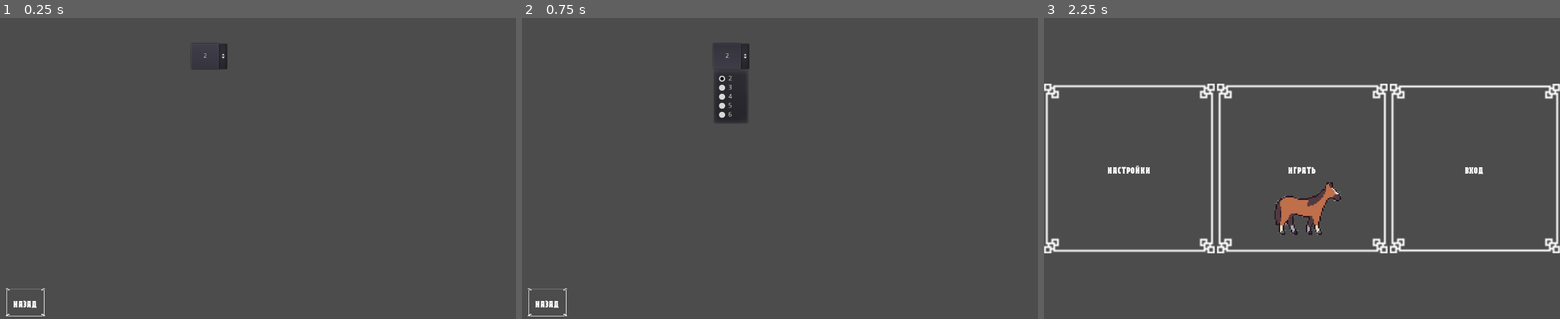
Above: before the commit, frames 1-3 (left to right).
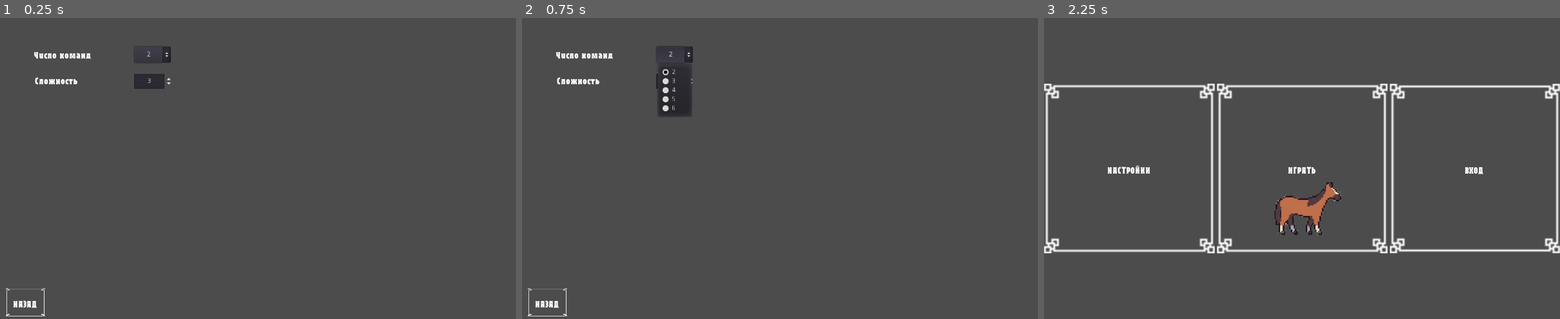
Above: after the commit, the same moments.

Repository: jandarm/Animal_race
Game: Godot game, scene res://Scenes/Settings_scene.tscn
Two runs of this game, one before a commit and one after it. Both use one fixed random seed, a clock stepped at 60 frames per second and the inputs below. This scene is started directly instead of the project's main scene.
Inputs:
- Up to frame 1 (0.25 s): no input
- Up to frame 2 (0.75 s): click "2" at 0.5 s
- Up to frame 3 (2.25 s): click "назад" at 1.25 s; click "назад" at 2 s

The runs differ from the first frame. In frame 1, 0.8% of the frame differs, in the area x 6-44%, y 8-24%; in frame 2, 2.7%, in the area x 6-44%, y 8-35%; in frame 3, nothing differs.

Commit message:
Пункты настроек, карточка животного

Diff:
--- /dev/null
+++ b/Assets/Font.tres
@@ -0,0 +1,7 @@
+[gd_resource type="DynamicFont" load_steps=2 format=2]
+
+[ext_resource path="res://Assets/Capitalist.ttf" type="DynamicFontData" id=1]
+
+[resource]
+resource_local_to_scene = true
+font_data = ExtResource( 1 )
--- /dev/null
+++ b/Scenes/Animal_card_scene.tscn
@@ -0,0 +1,43 @@
+[gd_scene load_steps=5 format=2]
+
+[ext_resource path="res://Scenes/Animal_scene.tscn" type="PackedScene" id=1]
+[ext_resource path="res://Assets/Font.tres" type="DynamicFont" id=2]
+
+[sub_resource type="StyleBoxFlat" id=1]
+bg_color = Color( 0.937255, 0.854902, 0.537255, 1 )
+
+[sub_resource type="Theme" id=2]
+default_font = ExtResource( 2 )
+Fonts/fonts/large = ExtResource( 2 )
+Fonts/fonts/normal = ExtResource( 2 )
+
+[node name="Node2D" type="Node2D"]
+
+[node name="Panel" type="Panel" parent="."]
+anchor_left = 0.5
+anchor_top = 0.5
+anchor_right = 0.5
+anchor_bottom = 0.5
+margin_left = 6.0
+margin_top = 6.0
+margin_right = 154.0
+margin_bottom = 228.0
+mouse_filter = 2
+custom_styles/panel = SubResource( 1 )
+
+[node name="Animal_sprite" parent="." instance=ExtResource( 1 )]
+position = Vector2( 80, 82 )
+scale = Vector2( 0.695266, 0.695266 )
+
+[node name="OptionButton" type="OptionButton" parent="."]
+margin_left = 22.0
+margin_top = 169.0
+margin_right = 140.0
+margin_bottom = 205.0
+theme = SubResource( 2 )
+custom_fonts/font = ExtResource( 2 )
+text = "Верблюд"
+clip_text = true
+align = 1
+items = [ "Верблюд", null, false, 0, null, "Лошадь", null, false, 1, null, "Лягушка", null, false, 2, null, "Медведь", null, false, 3, null, "Олень", null, false, 4, null, "Черепаха", null, false, 5, null ]
+selected = 0
--- /dev/null
+++ b/Scenes/Character_card.tscn
@@ -0,0 +1,5 @@
+[gd_scene load_steps=2 format=2]
+
+[ext_resource path="res://Scenes/Animal_scene.tscn" type="PackedScene" id=1]
+
+[node name="Animal_sprite" instance=ExtResource( 1 )]
--- a/Scenes/Settings_scene.tscn
+++ b/Scenes/Settings_scene.tscn
@@ -1,7 +1,9 @@
-[gd_scene load_steps=4 format=2]
+[gd_scene load_steps=6 format=2]
 
 [ext_resource path="res://Scenes/Change_scene_button.tscn" type="PackedScene" id=1]
 [ext_resource path="res://Assets/Capitalist.ttf" type="DynamicFontData" id=2]
+[ext_resource path="res://Assets/Font.tres" type="DynamicFont" id=3]
+[ext_resource path="res://Scripts/game_settings.gd" type="Script" id=4]
 
 [sub_resource type="DynamicFont" id=1]
 resource_local_to_scene = true
@@ -10,6 +12,7 @@
 [node name="Control" type="Control"]
 anchor_right = 1.0
 anchor_bottom = 1.0
+script = ExtResource( 4 )
 __meta__ = {
 "_edit_lock_": true
 }
@@ -27,13 +30,57 @@
 text = "назад"
 
 [node name="TeamNumberBtn" type="OptionButton" parent="."]
-margin_left = 379.0
-margin_top = 51.0
-margin_right = 451.0
-margin_bottom = 102.0
+margin_left = 267.0
+margin_top = 57.0
+margin_right = 339.0
+margin_bottom = 89.0
 text = "2"
 align = 1
 items = [ "2", null, false, 2, null, "3", null, false, 3, null, "4", null, false, 4, null, "5", null, false, 5, null, "6", null, false, 6, null ]
 selected = 0
+__meta__ = {
+"_edit_group_": true
+}
+
+[node name="Label" type="Label" parent="TeamNumberBtn"]
+margin_left = -200.0
+margin_top = -4.0
+margin_right = -20.0
+margin_bottom = 35.0
+custom_fonts/font = ExtResource( 3 )
+text = "Число команд"
+valign = 1
+
+[node name="SpinBox" type="SpinBox" parent="."]
+margin_left = 266.0
+margin_top = 111.0
+margin_right = 343.0
+margin_bottom = 141.0
+min_value = 3.0
+value = 3.0
+rounded = true
+align = 1
+__meta__ = {
+"_edit_group_": true
+}
+
+[node name="Label2" type="Label" parent="SpinBox"]
+margin_left = -197.0
+margin_top = -6.0
+margin_right = -17.0
+margin_bottom = 33.0
+custom_fonts/font = ExtResource( 3 )
+text = "Сложность"
+valign = 1
+
+[node name="GridContainer" type="GridContainer" parent="."]
+margin_left = 12.0
+margin_top = 210.0
+margin_right = 1014.0
+margin_bottom = 522.0
+columns = 6
+
+[connection signal="item_selected" from="TeamNumberBtn" to="." method="_on_TeamNumberBtn_item_selected"]
+[connection signal="value_changed" from="SpinBox" to="." method="_on_SpinBox_value_changed"]
 
 [editable path="Button"]
--- /dev/null
+++ b/Scripts/game_settings.gd
@@ -0,0 +1,14 @@
+extends Node
+
+
+func _ready():
+#	$OptionButton.theme = Theme.new()
+#	$OptionButton.theme.default_font = DynamicFont.new()
+#	$OptionButton.theme.default_font.font_data = load("res://Assets/Font.tres")
+	pass
+
+func _on_TeamNumberBtn_item_selected(index):
+	GameManager.team_count = $TeamNumberBtn.get_item_text(index)
+
+func _on_SpinBox_value_changed(value):
+	GameManager.steps_to_win = value
